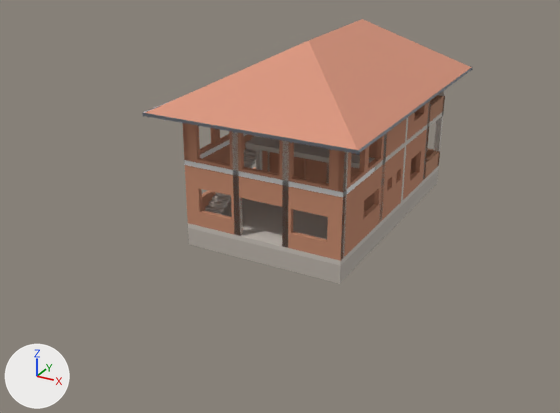
The glTF model docs/konkan_house.glb, before and after one commit.
Rendered twice from a camera (50 mm lens) standing at (54.2, -114.8, 56.5) and looking at (-4.2, -8.6, 3.3). Lighting does not change. The marker at lower left points along +X, +Y and +Z. The picture after the commit comes second. Where no turn or scale is listed for an object, it has been applied to the vertices. Vertices at exactly the same position are counted once.

Names of what the first picture shows: 'Beam_1.002', 'Floor_Slab_0', 'Floor_Slab_1.001', 'Hip_Roof', 'Living_Kitchen_2_East', 'Living_Kitchen_2_South', 'Living_Kitchen_East', 'Living_Kitchen_South', 'Living_Kitchen_West', 'Plinth', 'Workshop_East', 'pani_patti_S' and 31 more.
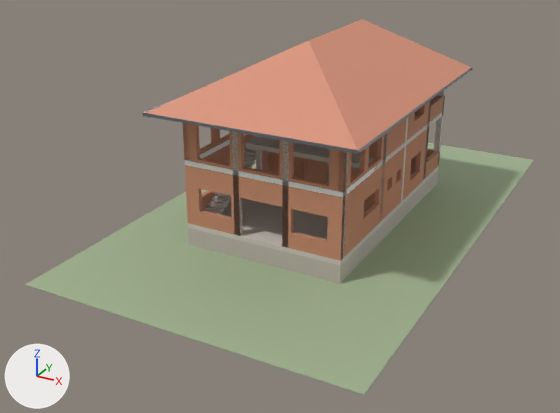
Where the change shows, as pixel boxes [x1, y1, x2, y2] in the pictures (560 x 413 px; the box of a moved part takes in the faces that stretch with it):
'Ground', added
    after: [25, 143, 534, 395]
part 1 of me_cube, moved or reshaped
    before: [188, 169, 439, 284]
    after: [25, 143, 534, 395]

The change, as a list of edits to the scene's bpy script:
```text
Add mat_ground:
    mat_ground = principled_material('ground')
    mat_ground.base_color = (0.36, 0.45, 0.28)  # greyish green #a2b390
    mat_ground.roughness = 0.7
Change me_cube:
    used by ob_plinth; location = (0.0, 0.0, 1.5); scale = (13.5, 22.5, 1.5)
    remove me_cube.from_pydata(...)  # 8 vertices, 12 faces; spans x -1.0..1.0, y -1.0..1.0, z -1.0..1.0
    remove me_cube.materials.append(mat_plinth)  # grey #bcb3aa
    add me_cube.from_pydata(...)  # 8 vertices, 12 faces; spans x -27.0..27.0, y -45.0..45.0, z -0.05..0.05
    me_cube part 1: the whole mesh is scaled about its middle by (27, 45, 0.05)
    add me_cube.materials.append(mat_ground)  # greyish green #a2b390
Change me_cube_001:
    where me_cube_001.from_pydata(...)  # 8 vertices, 12 faces; spans x -1.0..1.0, y -1.0..1.0, z -1.0..1.0
    remove me_cube_001.materials.append(mat_floor)  # light grey #cbc4bc
    add me_cube_001.materials.append(mat_plinth)  # grey #bcb3aa
Change ob_plinth:
    ob_plinth: bpy.data.objects.new('Plinth', me_cube) -> bpy.data.objects.new('Plinth', me_cube_001)
Change ob_beam_1_002:
    ob_beam_1_002: bpy.data.objects.new('Beam_1.002', me_cube_077) -> bpy.data.objects.new('Beam_1.002', me_cube_078)
Add ob_ground:
    ob_ground = bpy.data.objects.new('Ground', me_cube)
    ob_ground.location = (0.0, 0.0, -0.1)
```
